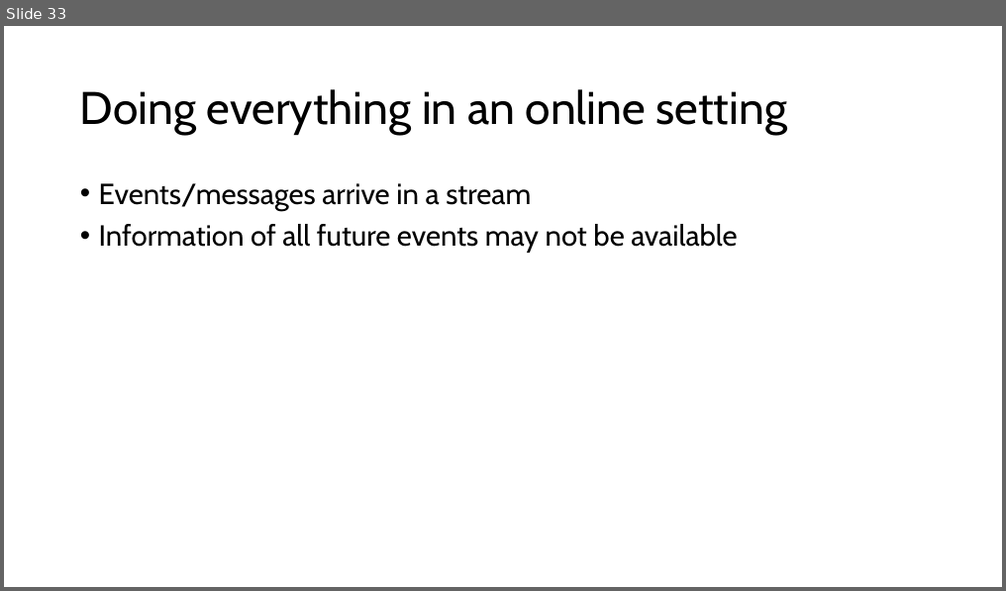
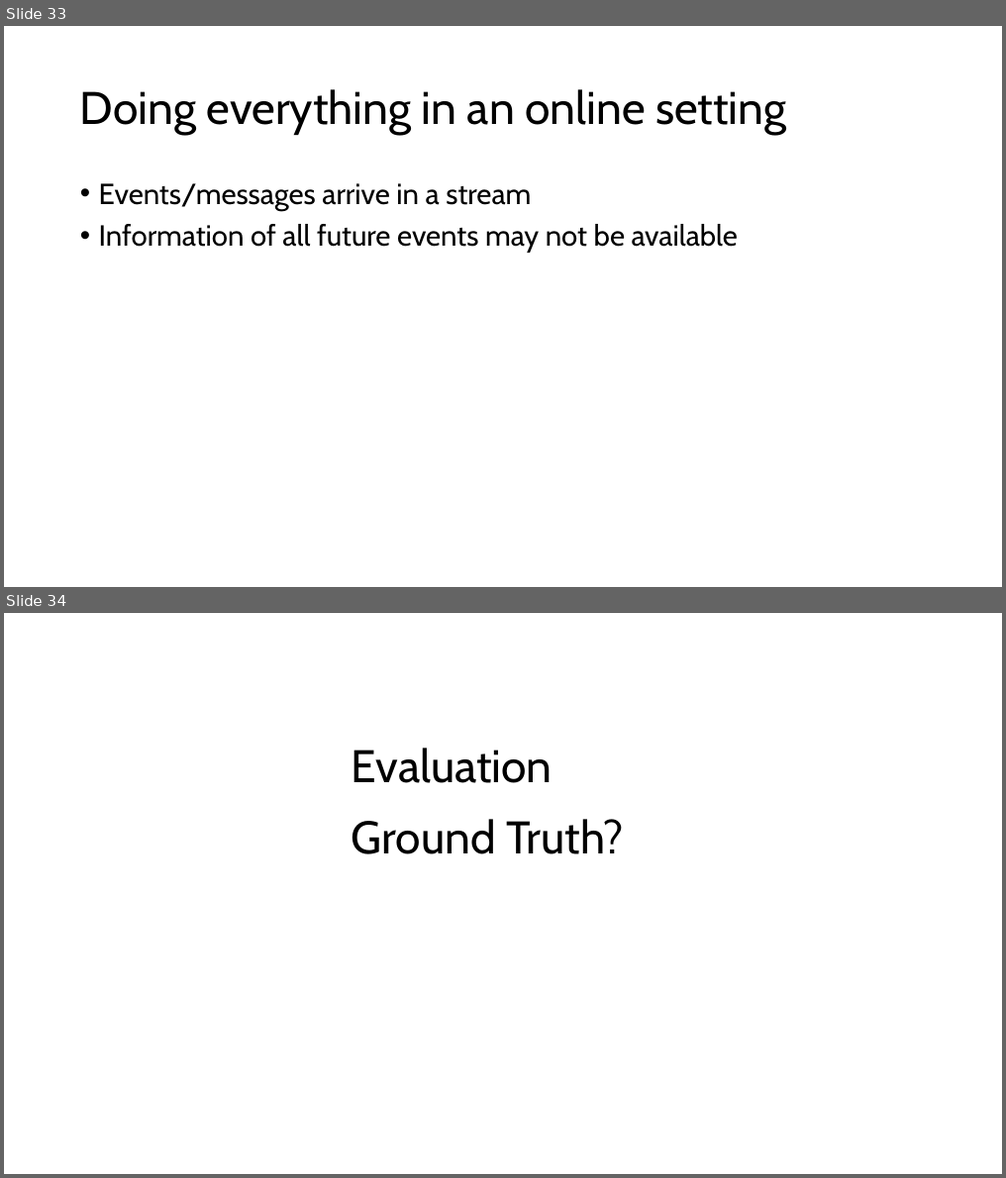
Before and after one commit to HaseebLUMS/Onyx-Presentation, a slide deck: mlsys_seminar_tommy.pptx. Shown one above the other, each under a label of ours: slide 33 before the commit, slides 33 and 34 after it. The pictures are 1006x591 and 1006x1178 pixels, drawn with LibreOffice and Linux fonts; fonts in the diff are those of the drawing. Boxes give left, top, right and bottom in pixels: in the first picture for what was removed or moved away, otherwise in the second. Text is boxed around its words. In the diff, an @@ line names an element or a change of style, - is before the commit and + after.

```diff
--- a/mlsys_seminar_tommy.pptx
+++ b/mlsys_seminar_tommy.pptx
@@ slide 34 added at [4, 613, 1002, 1174], background #FFFFFF @@
@@ title added at [351, 748, 552, 783], 44 pt, text #000000 @@
+Evaluation
@@ text added at [351, 819, 624, 855], 44 pt, text #000000 @@
+Ground Truth?
```
Also in this commit, not shown: 1 slide changed, 1 slide removed.
